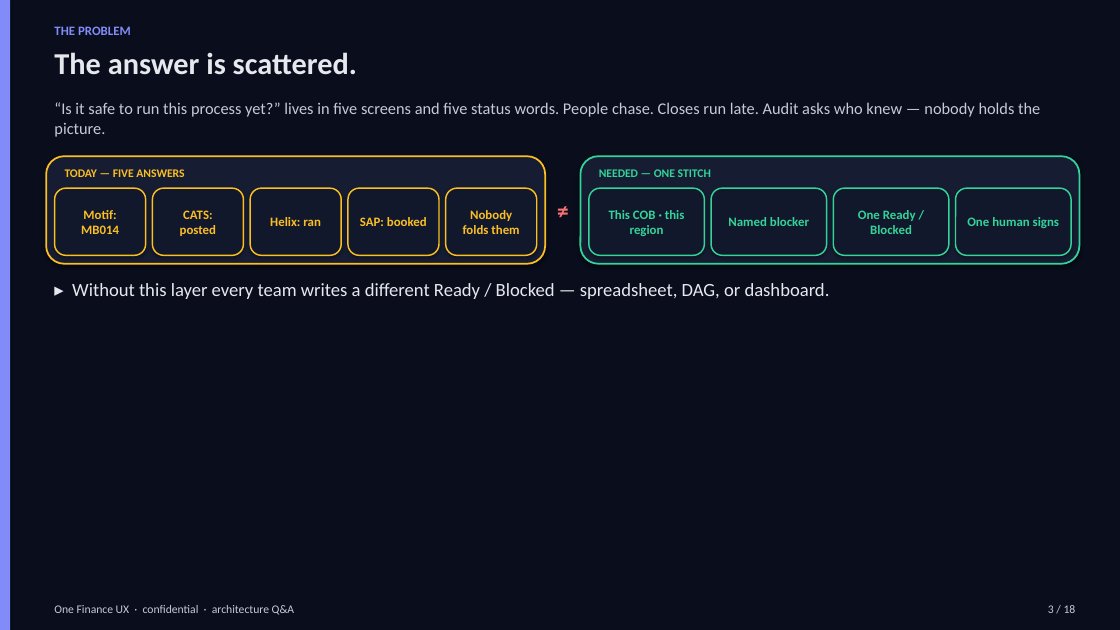
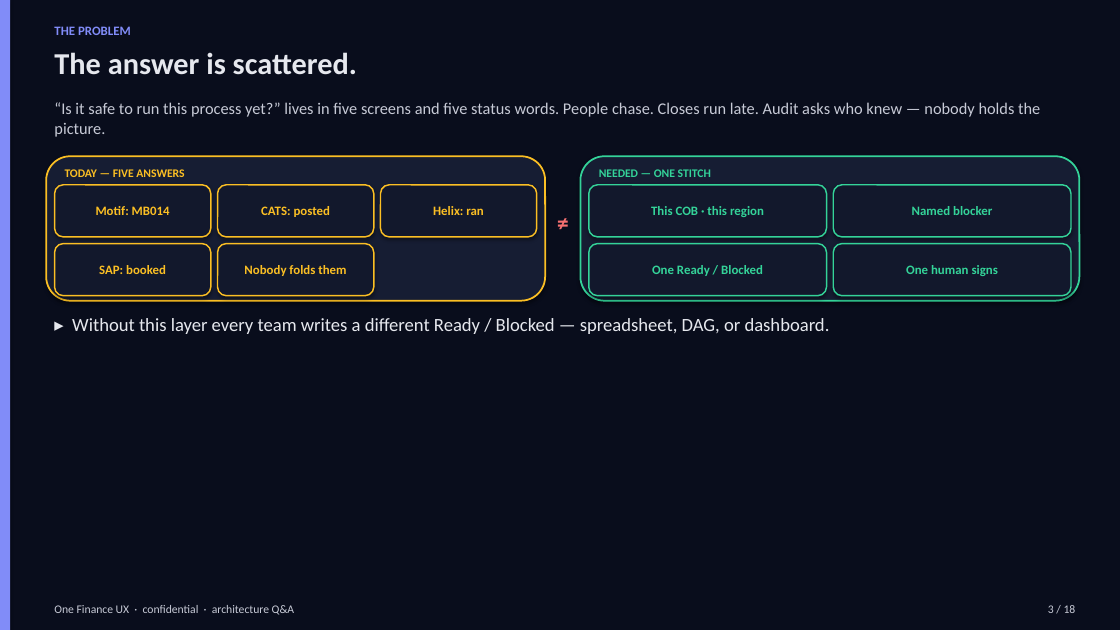
Before and after one commit to praveen2025work/onefinuxdemo, a slide deck: slide 3 of docs/design/arch-qa-deck.pptx. Drawn at 1120x630 pixels with LibreOffice and Linux fonts; fonts in the diff are those of the drawing. Boxes give left, top, right and bottom in pixels: in the first picture for what was removed or moved away, otherwise in the second. Text is boxed around its words. In the diff, an @@ line names an element or a change of style, - is before the commit and + after.

```diff
--- a/docs/design/arch-qa-deck.pptx
+++ b/docs/design/arch-qa-deck.pptx
@@ rounded rectangle resized from (x1=46, y1=156, x2=545, y2=264) to (x1=46, y1=156, x2=545, y2=301) @@
@@ rounded rectangle resized from (x1=581, y1=156, x2=1080, y2=264) to (x1=581, y1=156, x2=1080, y2=301) @@
@@ rounded rectangle "Motif: MB014" resized from (x1=55, y1=188, x2=145, y2=255) to (x1=55, y1=185, x2=211, y2=237) @@
@@ rounded rectangle "CATS: posted" resized from (x1=152, y1=188, x2=243, y2=255) to (x1=218, y1=185, x2=374, y2=237) @@
@@ rounded rectangle "Helix: ran" resized from (x1=250, y1=188, x2=341, y2=255) to (x1=381, y1=185, x2=537, y2=237) @@
@@ text "≠" moved from (x1=545, y1=192, x2=581, y2=226) to (x1=545, y1=204, x2=581, y2=238) @@
@@ rounded rectangle "This COB · this region" resized from (x1=589, y1=188, x2=705, y2=255) to (x1=589, y1=185, x2=827, y2=237) @@
@@ rounded rectangle "Named blocker" resized from (x1=711, y1=188, x2=827, y2=255) to (x1=833, y1=185, x2=1071, y2=237) @@
@@ rounded rectangle "SAP: booked" resized from (x1=348, y1=188, x2=439, y2=255) to (x1=55, y1=244, x2=211, y2=296) @@
@@ rounded rectangle "Nobody folds them" resized from (x1=446, y1=188, x2=537, y2=255) to (x1=218, y1=244, x2=374, y2=296) @@
@@ rounded rectangle "One Ready / Blocked" resized from (x1=833, y1=188, x2=949, y2=255) to (x1=589, y1=244, x2=827, y2=296) @@
@@ rounded rectangle "One human signs" resized from (x1=956, y1=188, x2=1072, y2=255) to (x1=833, y1=244, x2=1071, y2=296) @@
@@ text "▸ Without this layer every ..." moved from (x1=72, y1=283, x2=830, y2=299) to (x1=72, y1=318, x2=830, y2=334) @@
```
Also in this commit, not shown: 9 other slides changed, 2 other files.
